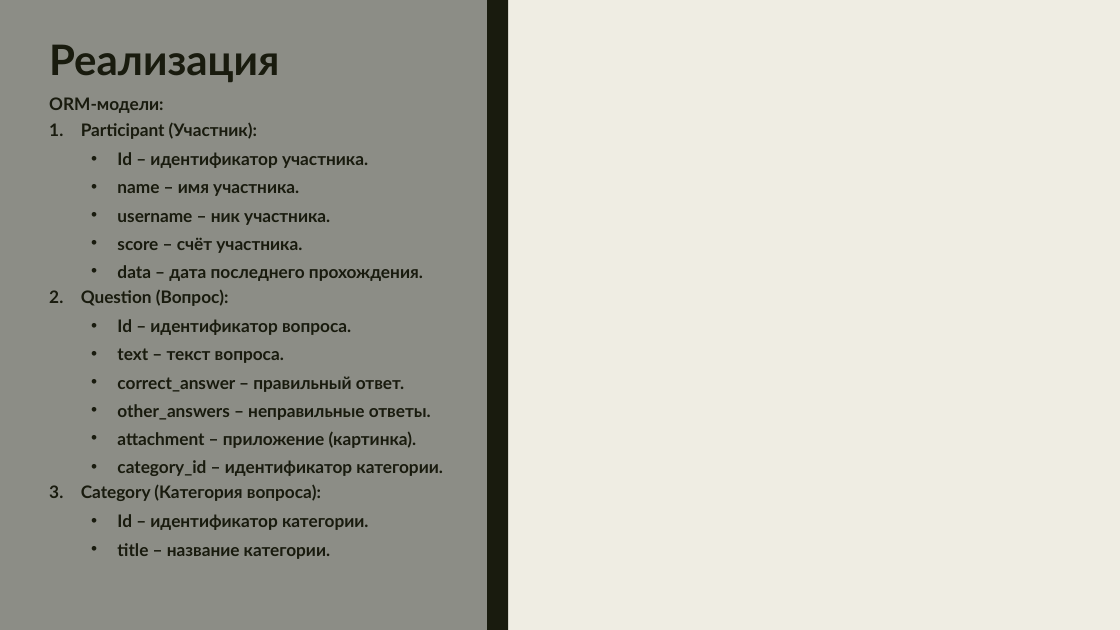
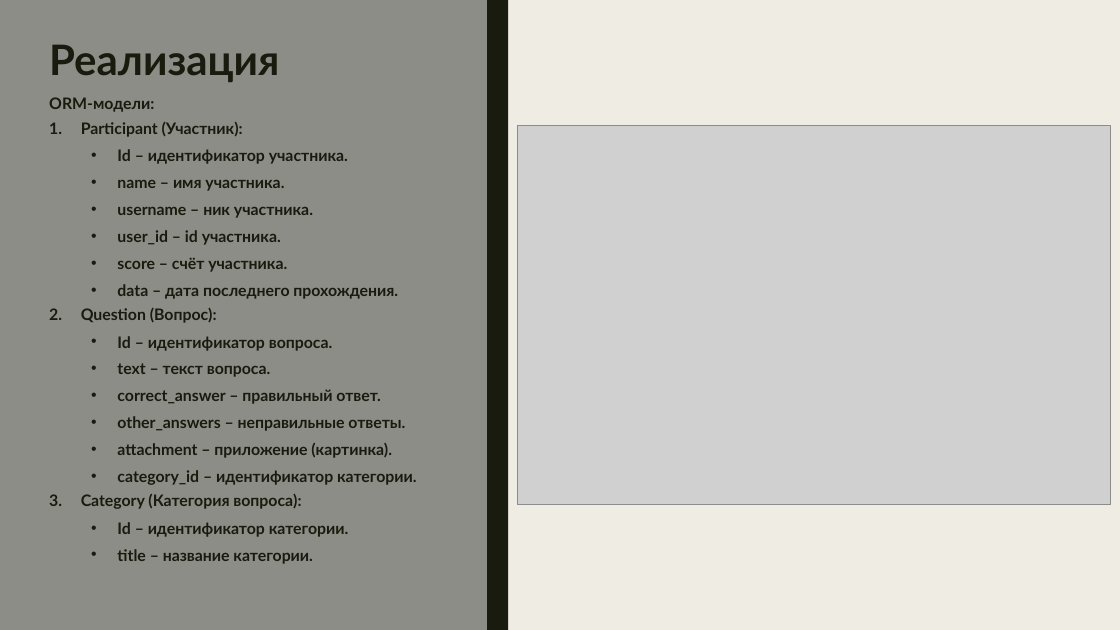
Before and after one commit to Gentlem4n72/TelegramQuiz, a slide deck: slide 3 of Бот Семён.pptx. Drawn at 1120x630 pixels with LibreOffice and Linux fonts; fonts in the diff are those of the drawing; grey boxes stand for pictures. Boxes give left, top, right and bottom in pixels: in the first picture for what was removed or moved away, otherwise in the second. Text is boxed around its words. In the diff, an @@ line names an element or a change of style, - is before the commit and + after.

```diff
--- a/Бот Семён.pptx
+++ b/Бот Семён.pptx
@@ text at (49,97,417,564): size 14.8 to 13.6 pt @@
@@ picture added at (518,125,1111,504) @@
@@ text at (117,230,281,245): paragraph added @@
+  • user_id – id участника.
```
Also in this commit, not shown: 2 other slides changed, 1 other file.
